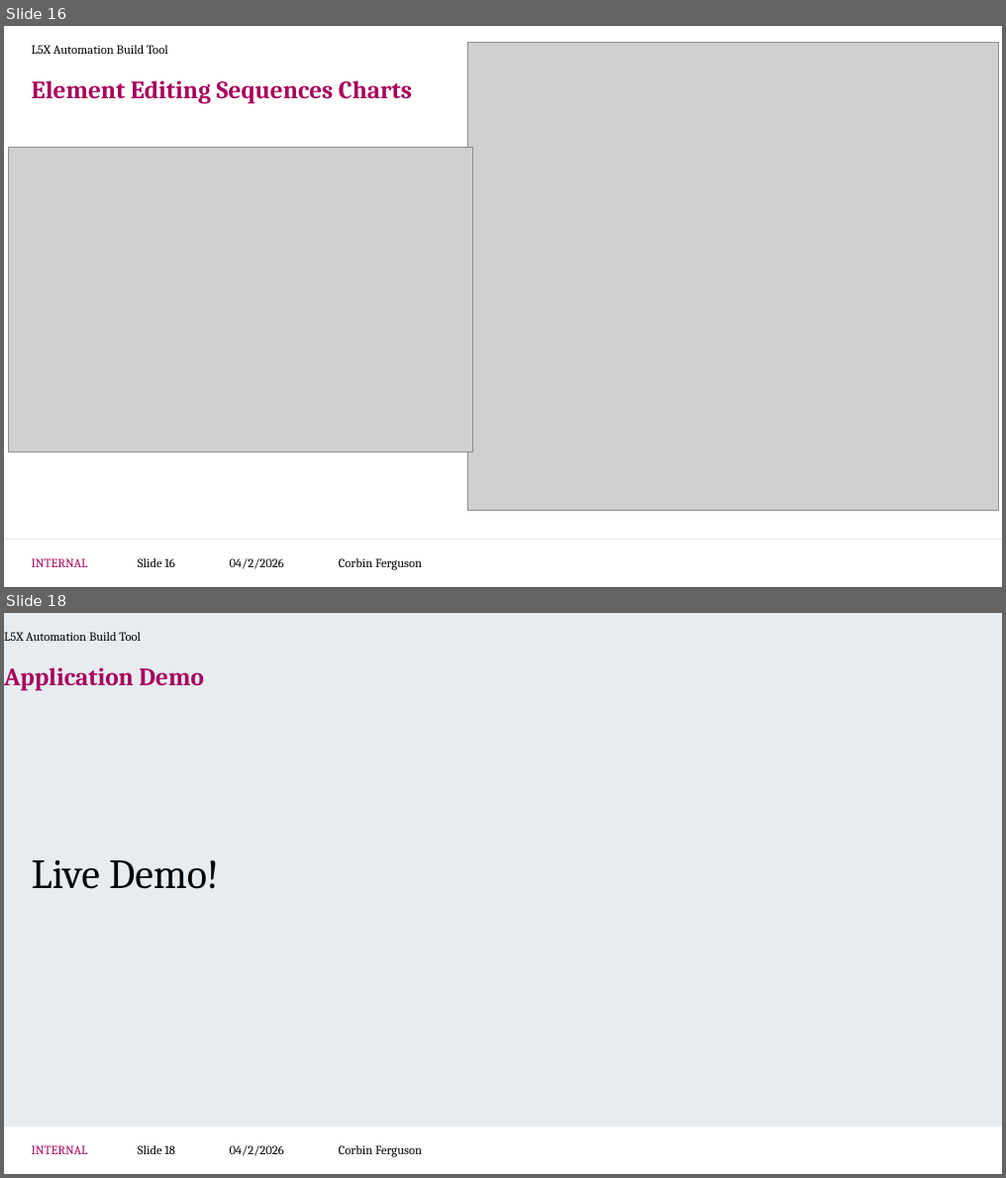
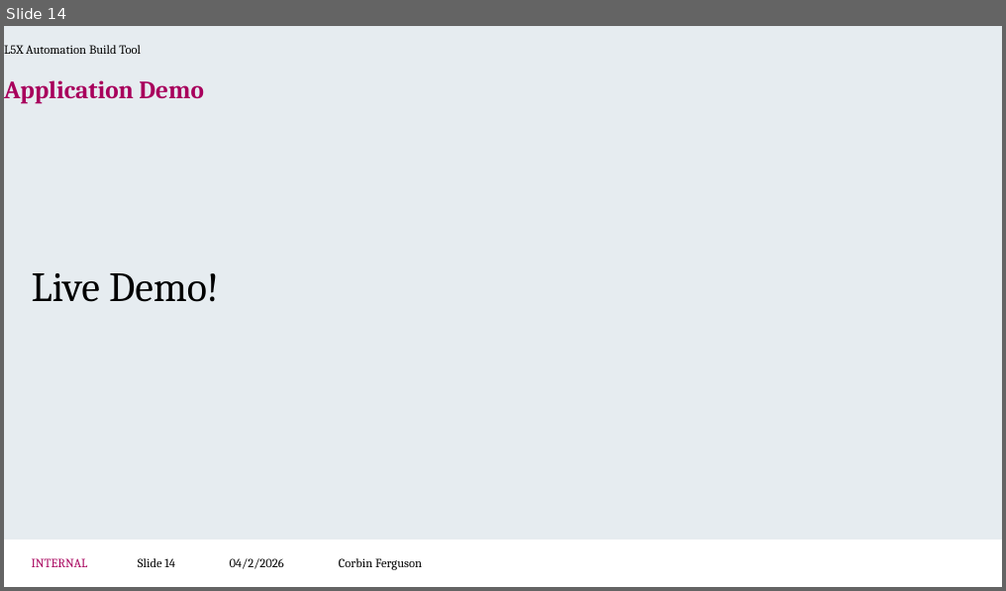
Before and after one commit to CorbinFerguson/ThesisBuildTool, a slide deck: Thesis Writing Documents/Project Development.pptx. Shown one above the other, each under a label of ours: slides 16 and 18 before the commit, slide 14 after it; the slides between them are not shown. The pictures are 1006x1178 and 1006x591 pixels, drawn with LibreOffice and Linux fonts; fonts in the diff are those of the drawing; grey boxes stand for pictures; background and template pictures are left out. Boxes give left, top, right and bottom in pixels: in the first picture for what was removed or moved away, otherwise in the second. Text is boxed around its words. In the diff, an @@ line names an element or a change of style, - is before the commit and + after.

```diff
--- a/Thesis Writing Documents/Project Development.pptx
+++ b/Thesis Writing Documents/Project Development.pptx
@@ slide 16 removed at (4,26,1002,587), background #FFFFFF; not listed: 3 template elements that a slide beside it also shows @@
@@ text removed at (32,45,168,54) @@
-L5X Automation Build Tool
@@ picture removed at (467,42,998,510) @@
@@ title removed at (32,80,412,104) @@
-Element Editing Sequences Charts
@@ picture removed at (8,148,472,453) @@
@@ page number removed at (138,559,174,568) @@
-Slide 16
@@ text removed at (339,559,422,570) @@
-Corbin Ferguson
@@ what was slide 18 is now slide 14 @@
@@ page number at (138,559,175,568): text changed @@
-Slide 18
+Slide 14
```
Also in this commit, not shown: 5 slides changed, 3 other slides removed, 2 other files.
